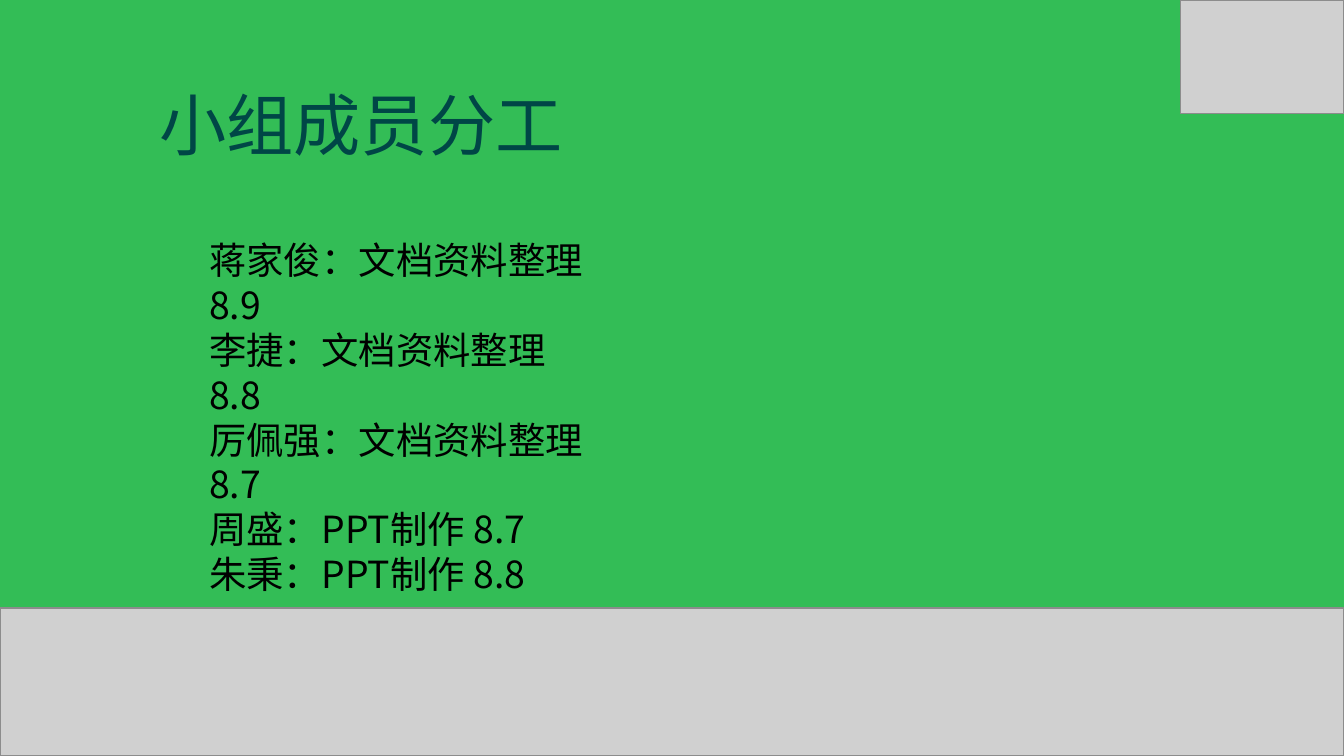
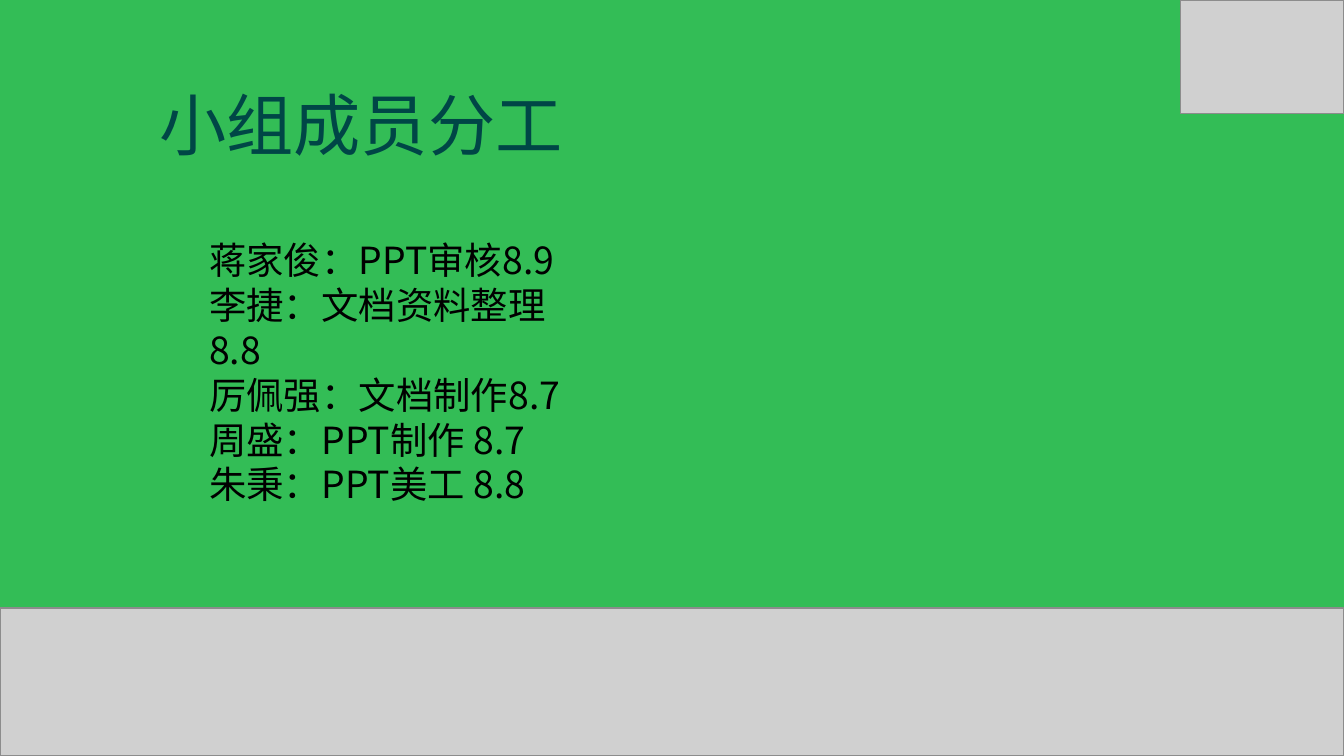
Before and after one commit to PRD-G17/PRD-G17-teamwork, a slide deck: slide 51 of UMLppt.ppt. Drawn at 1344x756 pixels with LibreOffice and Linux fonts; fonts in the diff are those of the drawing; grey boxes stand for pictures; background and template pictures are left out. Boxes give left, top, right and bottom in pixels: in the first picture for what was removed or moved away, otherwise in the second. Text is boxed around its words. In the diff, an @@ line names an element or a change of style, - is before the commit and + after.

Commit message:
update

```diff
--- a/UMLppt.ppt
+++ b/UMLppt.ppt
@@ text at (209,242,554,277): text changed @@
-蒋家俊：文档资料整理 8.9
+蒋家俊：PPT审核8.9
@@ text at (209,377,560,412): text changed @@
-厉佩强：文档资料整理 8.7
+厉佩强：文档制作8.7
@@ text at (209,466,525,501): text changed @@
-朱秉：PPT制作 8.8
+朱秉：PPT美工 8.8
```
Also in this commit, not shown: 1 other slide changed.
